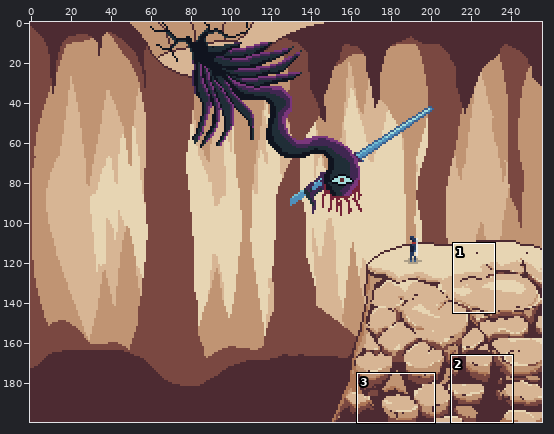
Pixel-art file: images/unsorted/scene_meeting_ancient_advisor.aseprite. The picture above shows the old version from afar; the outline marks the close-up.
Close-up. Before:
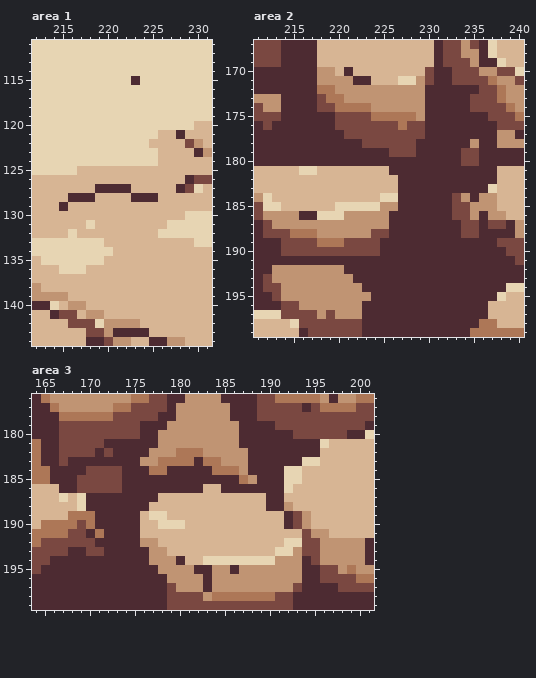
256x200 pixels, 1 frame. Shown: area 1: x 212..231, y 111..144; area 2: x 211..240, y 167..199; area 3: x 164..201, y 176..199.
The same view after the edit:
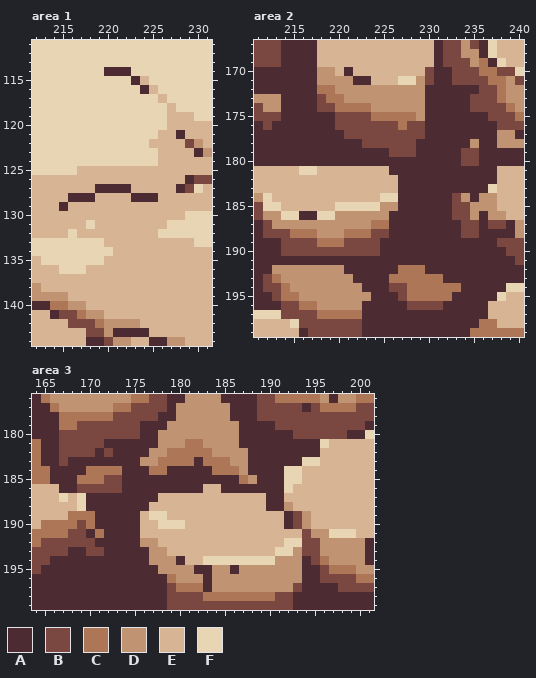
Palette (. is transparent): A #4d2b32  B #7a4841  C #ad7757  D #c09473  E #d7b594  F #e7d5b3
What changed:
Area 1, layer "Foreground":
The edit turns colour F into colour A in row 114 at x 220 to 222; in row 116 at x 224.
The edit turns colour E into colour C in row 140 at x 215; in row 141 at x 217.
The edit turns colour F into colour C in row 140 at x 214; in row 142 at x 219.
The edit turns colour F into colour E in row 115 at x 224; in row 116 at x 225; in row 117 at x 226; in row 118 at x 227; in rows 119 to 120 at x 227 to 229.
Area 2, layer "Foreground":
The edit turns colour A into colour B in row 194 at x 226 to 227; in row 195 at x 227; in row 196 at x 228 to 231.
The edit turns colour A into colour C in row 169 at x 236; in row 192 at x 227 to 229; in row 193 at x 226 to 231; in row 194 at x 228 to 233; in row 195 at x 228 to 232.
The edit turns colour B into colour C in row 197 at x 219.
The edit turns colour D into colour C in row 170 at x 236 to 237; in row 171 at x 238; in row 187 at x 224 to 225; in row 188 at x 221 to 223; in row 193 at x 213; in row 194 at x 214.
The edit turns colour D into colour C in row 195 at x 214 to 215; in row 196 at x 216 to 217; in row 197 at x 218 and 220 to 222.
The edit turns colour F into colour D in row 186 at x 220.
The edit turns colour D into colour F in row 186 at x 214 to 215.
Area 3, layer "Foreground":
The edit turns colour B into colour C in row 179 at x 167 to 168; in row 184 at x 170 to 173; in row 185 at x 169 to 171; in row 195 at x 197.
The edit turns colour D into colour C in row 181 at x 181 to 182; in row 182 at x 179 and 183; in row 183 at x 185; in row 194 at x 196; in row 195 at x 198; in row 196 at x 179.
The edit turns colour D into colour C in row 197 at x 180 to 182; in row 198 at x 183.
The edit turns colour E into colour F in row 191 at x 197 to 199.
Boxes around the changes in both close-ups, in picture pixels (x1, y1, x2, y2):
changed: (104, 67, 194, 130)
changed: (50, 301, 104, 328)
changed: (479, 58, 506, 85)
changed: (272, 211, 461, 319)
changed: (59, 421, 122, 484)
changed: (167, 439, 230, 466)
changed: (320, 529, 356, 574)
changed: (167, 574, 212, 601)
